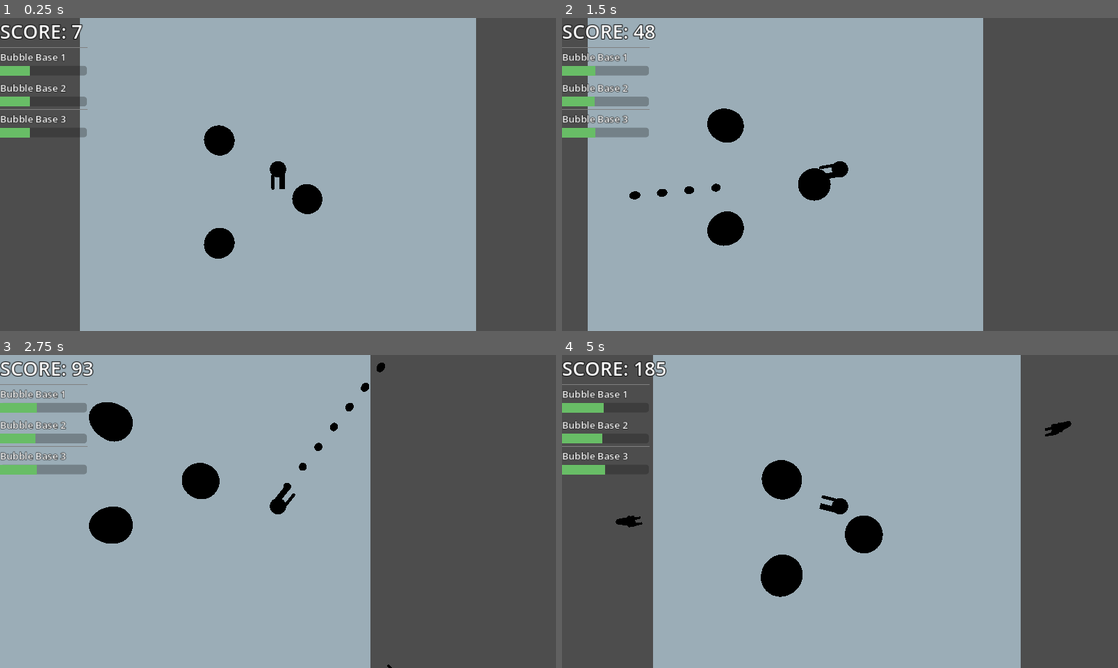
Above: before the commit, frames 1-4 (two rows, left to right).
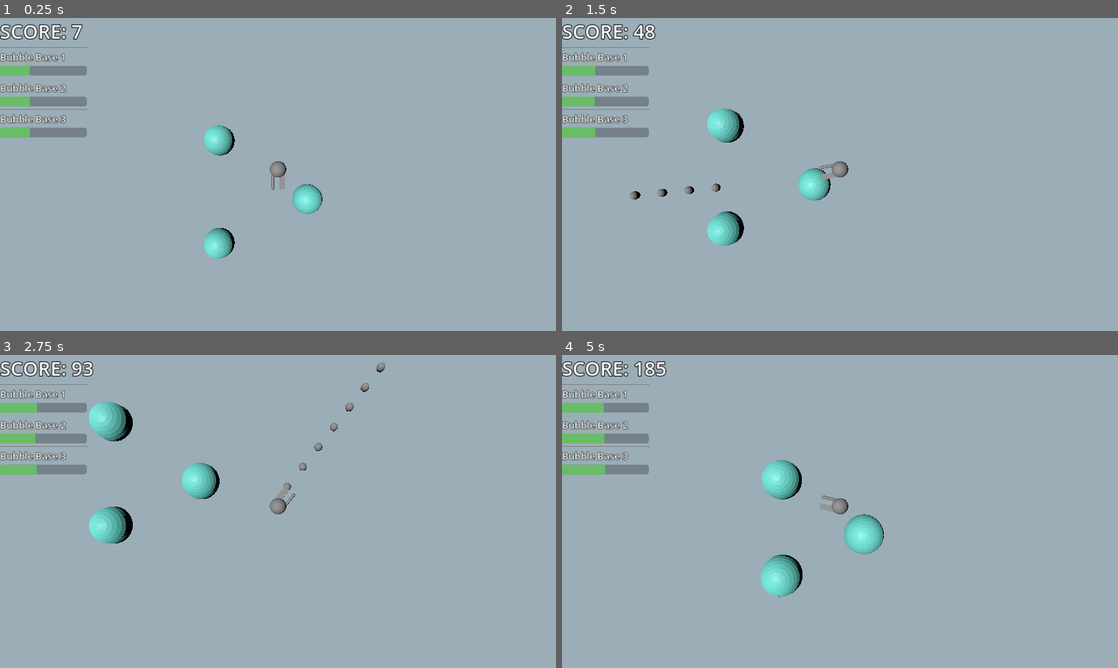
Above: after the commit, the same moments.

Repository: BlackBarman/GGJ_2025
Game: Godot game, scene res://Levels/level.tscn
The game is run twice, just before and just after one commit, with the same random seed, the same clock (stepped at 60 frames per second) and the same inputs.
Inputs (mouse positions are in pixels of both pictures, inside the frame that each line leads up to):
- Up to frame 1 (0.25 s): no input
- Up to frame 2 (1.5 s): tap Enter (ui_accept) at 0.5, 0.77 s; move the mouse to (962, 158) at 0.52 s; press the mouse at (962, 158) at 0.53 s; hold Right (ui_right) 0.53-1.28 s; move the mouse to (728, 190) at 1.27 s; release the mouse at (728, 190) at 1.28 s; hold Down (ui_down) from 1.28 s (still down); click (728, 190) at 1.35 s
- Up to frame 3 (2.75 s): tap Enter (ui_accept) at 1.52 s; move the mouse to (333, 442) at 2.02 s; release Down (ui_down) at 2.03 s; press the mouse at (333, 442) at 2.03 s; hold Right (ui_right) from 2.03 s (still down)
- Up to frame 4 (5 s): move the mouse to (812, 574) at 2.77 s; release Right (ui_right) at 2.78 s; release the mouse at (812, 574) at 2.78 s; hold Up (ui_up) 2.78-3.53 s; click (812, 574) at 2.85 s; tap Enter (ui_accept) at 3.02, 3.77, 4.52 s; move the mouse to (1006, 558) at 3.52 s; press the mouse at (1006, 558) at 3.53 s; hold Left (ui_left) from 3.53 s (still down); move the mouse to (673, 464) at 4.27 s; release the mouse at (673, 464) at 4.28 s; click (673, 464) at 4.35 s

The runs differ from the first frame. In frame 1, 29% of the frame differs, in the area x 0-100%, y 0-100%; in frame 2, 30%; in frame 3, 36%, in the area x 16-100%, y 0-100%; in frame 4, 35%.

Commit message:
set level boundaries and adjusted spawnpoints

Diff:
--- a/ggj_2025/LevelIngredients/enemy.gd
+++ b/ggj_2025/LevelIngredients/enemy.gd
@@ -1,6 +1,6 @@
 extends CharacterBody3D
-var damage_to_bubble = 10
-var nav_speed = 1
+@export var damage_to_bubble = 10
+@export var nav_speed = 2
 var target_bubble = null
 @onready var nav_agent = $NavigationAgent3D
 
--- a/ggj_2025/LevelIngredients/enemy.tscn
+++ b/ggj_2025/LevelIngredients/enemy.tscn
@@ -24,4 +24,4 @@
 shape = SubResource("SphereShape3D_j3jo5")
 
 [node name="Mesh_TestEnemy" parent="." instance=ExtResource("2_ep0hf")]
-transform = Transform3D(1.31134e-07, 0, 1, 0, 1, 0, -1, 0, 1.31134e-07, 0, 0, 0)
+transform = Transform3D(5.69185e-05, -0.00039038, 1, 0.00267499, 0.999996, 0.000390248, -0.999996, 0.00267495, 5.80035e-05, 0, 0, 0)
--- a/ggj_2025/LevelIngredients/enemy_manager.gd
+++ b/ggj_2025/LevelIngredients/enemy_manager.gd
@@ -23,5 +23,5 @@
 	var offset = randf_range(0.0, path_length)
 	var enemy_spawn_location = $SpawnLocation.curve.sample_baked(offset)
 
-	enemy.position = enemy_spawn_location
+	enemy.global_position = global_transform.basis * enemy_spawn_location
 	add_child(enemy)
--- a/ggj_2025/LevelIngredients/enemy_manager.tscn
+++ b/ggj_2025/LevelIngredients/enemy_manager.tscn
@@ -6,13 +6,10 @@
 [sub_resource type="Curve3D" id="Curve3D_oh1qr"]
 bake_interval = 0.01
 _data = {
-"points": PackedVector3Array(0, 0, 0, 0, 0, 0, -15, 0, -15, 0, 0, 0, 0, 0, 0, 15, 0, -15, 0, 0, 0, 0, 0, 0, 15, 0, 15, 0, 0, 0, 0, 0, 0, -15, 0, 15, 0, 0, 0, 0, 0, 0, -15, 0, -15),
+"points": PackedVector3Array(0, 0, 0, 0, 0, 0, -30, 0, -30, 0, 0, 0, 0, 0, 0, 30, 0, -30, 0, 0, 0, 0, 0, 0, 30, 0, 30, 0, 0, 0, 0, 0, 0, -30, 0, 30, 0, 0, 0, 0, 0, 0, -30, 0, -303),
 "tilts": PackedFloat32Array(0, 0, 0, 0, 0)
 }
 point_count = 5
-
-[sub_resource type="StandardMaterial3D" id="StandardMaterial3D_84bhv"]
-albedo_color = Color(0.946082, 0.566281, 0, 1)
 
 [node name="EnemyManager" type="Node3D"]
 script = ExtResource("1_lhhgp")
@@ -23,24 +20,6 @@
 autostart = true
 
 [node name="SpawnLocation" type="Path3D" parent="."]
-transform = Transform3D(19.9999, -0.00119993, 0.0423369, 0.0238708, 0.999995, 0.0603307, -0.0424091, -0.003014, 19.9999, -1.54482, -0.0221634, -3.75659)
 curve = SubResource("Curve3D_oh1qr")
 
-[node name="CSGCylinder3D" type="CSGCylinder3D" parent="."]
-transform = Transform3D(1, 0, 0, 0, 1, 0, 0, 0, 1, 100.023, 0, -99.6294)
-material = SubResource("StandardMaterial3D_84bhv")
-
-[node name="CSGCylinder3D2" type="CSGCylinder3D" parent="."]
-transform = Transform3D(1, 0, 0, 0, 1, 0, 0, 0, 1, -100.277, 0, -99.686)
-height = 0.002
-material = SubResource("StandardMaterial3D_84bhv")
-
-[node name="CSGCylinder3D3" type="CSGCylinder3D" parent="."]
-transform = Transform3D(1, 0, 0, 0, 1, 0, 0, 0, 1, 100.793, 0, 100.742)
-material = SubResource("StandardMaterial3D_84bhv")
-
-[node name="CSGCylinder3D4" type="CSGCylinder3D" parent="."]
-transform = Transform3D(1, 0, 0, 0, 1, 0, 0, 0, 1, -99.4521, 0, 99.1017)
-material = SubResource("StandardMaterial3D_84bhv")
-
 [connection signal="timeout" from="Timer" to="." method="_on_timer_timeout"]
--- a/ggj_2025/Levels/level.tscn
+++ b/ggj_2025/Levels/level.tscn
@@ -11,7 +11,10 @@
 [ext_resource type="Script" path="res://Levels/bubble_popping.gd" id="9_f8ko0"]
 
 [sub_resource type="BoxShape3D" id="BoxShape3D_5l56y"]
-size = Vector3(50, 1, 28)
+size = Vector3(63.0818, 1, 64.9574)
+
+[sub_resource type="BoxShape3D" id="BoxShape3D_1xfiw"]
+size = Vector3(1, 13.9551, 61.3906)
 
 [node name="MainLevel" type="Node3D" node_paths=PackedStringArray("bubble_bases")]
 script = ExtResource("1_7dfin")
@@ -39,6 +42,8 @@
 
 [node name="CharacterBody3D" parent="." node_paths=PackedStringArray("camera") instance=ExtResource("6_81aot")]
 transform = Transform3D(1, 0, 0, 0, 1, 0, 0, 0, 1, 0, 0.5, 0)
+collision_layer = 5
+collision_mask = 5
 camera = NodePath("Camera3D")
 
 [node name="Camera3D" type="Camera3D" parent="CharacterBody3D"]
@@ -47,15 +52,40 @@
 [node name="StaticBody3D" type="StaticBody3D" parent="."]
 
 [node name="CollisionShape3D" type="CollisionShape3D" parent="StaticBody3D"]
-transform = Transform3D(1, 0, 0, 0, 1, 0, 0, 0, 1, 0, -1, 0)
+transform = Transform3D(1, 0, 0, 0, 1, 0, 0, 0, 1, 0.516968, -1, 0.0343628)
 shape = SubResource("BoxShape3D_5l56y")
 
 [node name="Floor" type="Sprite3D" parent="StaticBody3D"]
-transform = Transform3D(155, 0, 0, 0, -3.71547e-06, 1, 0, -85, -4.37114e-08, 0, -0.5, 0)
+transform = Transform3D(300, 0, 0, 0, -1.31134e-05, 1, 0, -300, -4.37114e-08, 0, -0.5, 0)
 texture = ExtResource("1_o7hox")
 
 [node name="EnemyManager" parent="." instance=ExtResource("7_0sfro")]
+transform = Transform3D(1, 0, 0, 0, 1, 0, 0, 0, 1, 1.36096, 0, 0)
 
 [node name="AudioStreamPlayer" type="AudioStreamPlayer" parent="."]
 stream = ExtResource("8_3opmy")
 script = ExtResource("9_f8ko0")
+
+[node name="DirectionalLight3D" type="DirectionalLight3D" parent="."]
+transform = Transform3D(0.972684, -0.232059, -0.00582203, -0.0680426, -0.309002, 0.948624, -0.221936, -0.922316, -0.316351, 1.19252, 4.48798, -5.65305)
+
+[node name="Walls" type="StaticBody3D" parent="."]
+transform = Transform3D(1, 0, 0, 0, 1, 0, 0, 0, 1, -0.100346, 0.338142, -0.0844994)
+collision_layer = 4
+collision_mask = 4
+
+[node name="CollisionShape3D" type="CollisionShape3D" parent="Walls"]
+transform = Transform3D(1, 0, 0, 0, 1, 0, 0, 0, 1, 21.7599, 6.47754, -0.627045)
+shape = SubResource("BoxShape3D_1xfiw")
+
+[node name="CollisionShape3D2" type="CollisionShape3D" parent="Walls"]
+transform = Transform3D(1, 0, 0, 0, 1, 0, 0, 0, 1, -17.9087, 6.31203, -2.17728)
+shape = SubResource("BoxShape3D_1xfiw")
+
+[node name="CollisionShape3D3" type="CollisionShape3D" parent="Walls"]
+transform = Transform3D(-4.37114e-08, 0, 1, 0, 1, 0, -1, 0, -4.37114e-08, 0.876158, 6.31203, -20.6503)
+shape = SubResource("BoxShape3D_1xfiw")
+
+[node name="CollisionShape3D4" type="CollisionShape3D" parent="Walls"]
+transform = Transform3D(-4.37114e-08, 0, 1, 0, 1, 0, -1, 0, -4.37114e-08, 0.876158, 6.31203, 23.4252)
+shape = SubResource("BoxShape3D_1xfiw")
Not shown: 1 places in ggj_2025/LevelIngredients/enemy_manager.tscn that only renumber resources
Not shown: 1 places in ggj_2025/Levels/level.tscn that only renumber resources
